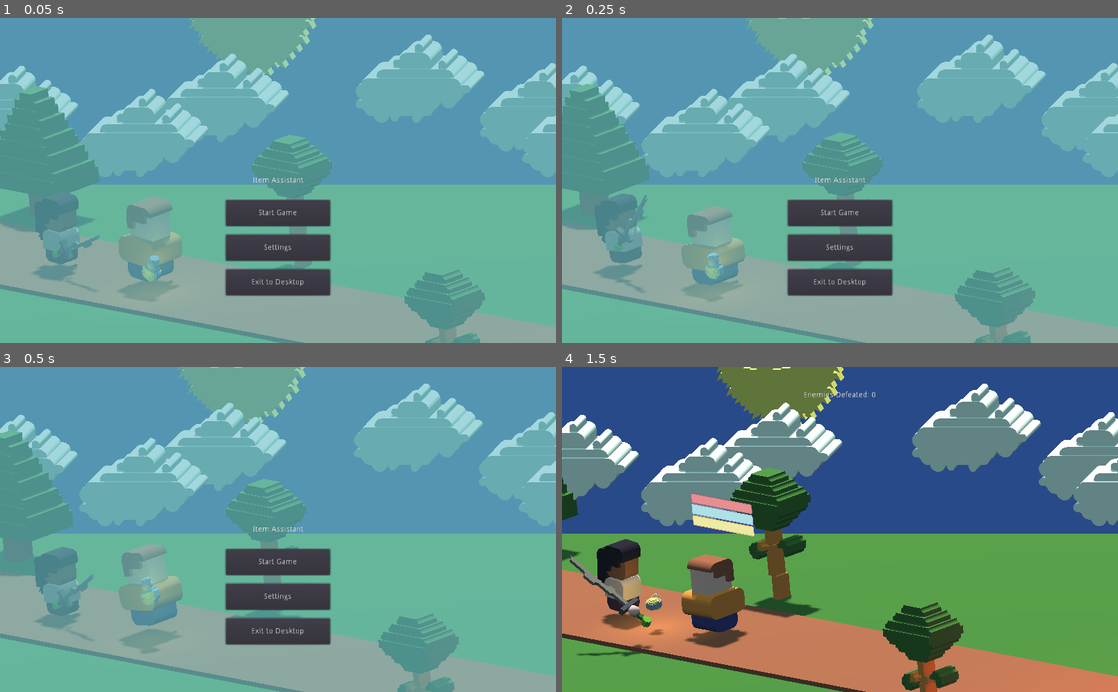
Above: before the commit, frames 1-4 (two rows, left to right).
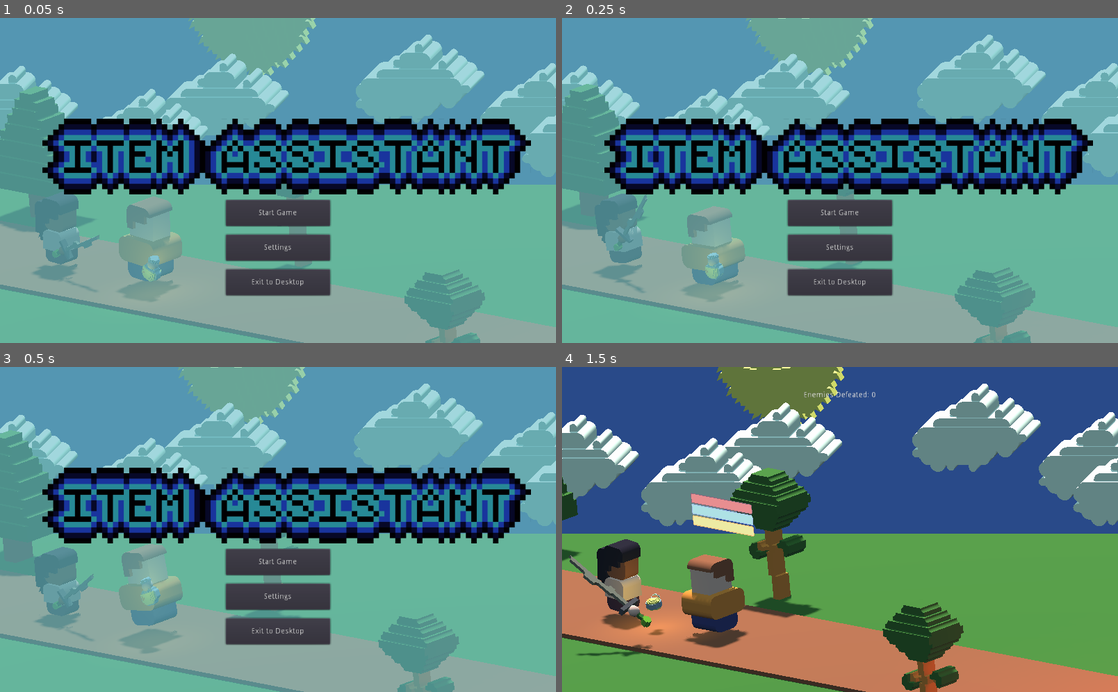
Above: after the commit, the same moments.

Repository: matt-cles/item-assistant
Game: Godot game, scene res://scenes/Main.tscn
Two runs of this game, one before a commit and one after it. Both use one fixed random seed, a clock stepped at 60 frames per second and the inputs below.
Inputs (mouse positions are in pixels of both pictures, inside the frame that each line leads up to):
- Up to frame 1 (0.05 s): no input
- Up to frame 2 (0.25 s): no input
- Up to frame 3 (0.5 s): no input
- Up to frame 4 (1.5 s): click "Start Game" at 0.5 s; tap Enter (ui_accept) at 1.25 s; move the mouse to (962, 513) at 1.27 s; hold Right (ui_right) from 1.28 s (still down)

The runs differ from the first frame. In frame 1, 18% of the frame differs, in the area x 7-96%, y 30-55%; in frame 2, 18%; in frame 3, 18%; in frame 4, nothing differs.

Commit message:
add title image

Diff:
--- a/scenes/Menu.tscn
+++ b/scenes/Menu.tscn
@@ -1,6 +1,7 @@
-[gd_scene load_steps=2 format=2]
+[gd_scene load_steps=3 format=2]
 
 [ext_resource path="res://scripts/Menu.gd" type="Script" id=1]
+[ext_resource path="res://assets/text/Item Assistant Title.png" type="Texture" id=2]
 
 [node name="Menu" type="Control"]
 pause_mode = 2
@@ -29,7 +30,6 @@
 valign = 1
 
 [node name="StartMenu" type="Control" parent="."]
-visible = false
 anchor_right = 1.0
 anchor_bottom = 1.0
 
@@ -38,7 +38,12 @@
 anchor_bottom = 1.0
 color = Color( 0.427451, 0.760784, 0.792157, 0.639216 )
 
+[node name="Sprite" type="Sprite" parent="StartMenu"]
+position = Vector2( 528, 256 )
+texture = ExtResource( 2 )
+
 [node name="GameTitle" type="Label" parent="StartMenu"]
+visible = false
 anchor_top = 0.5
 anchor_right = 1.0
 anchor_bottom = 0.5
@@ -121,6 +126,7 @@
 }
 
 [node name="DeathMenu" type="Control" parent="."]
+visible = false
 anchor_right = 1.0
 anchor_bottom = 1.0
 __meta__ = {
Binary file added: assets/text/Item Assistant Title.png
Not shown, added: assets/text/Item Assistant Title.png.import
